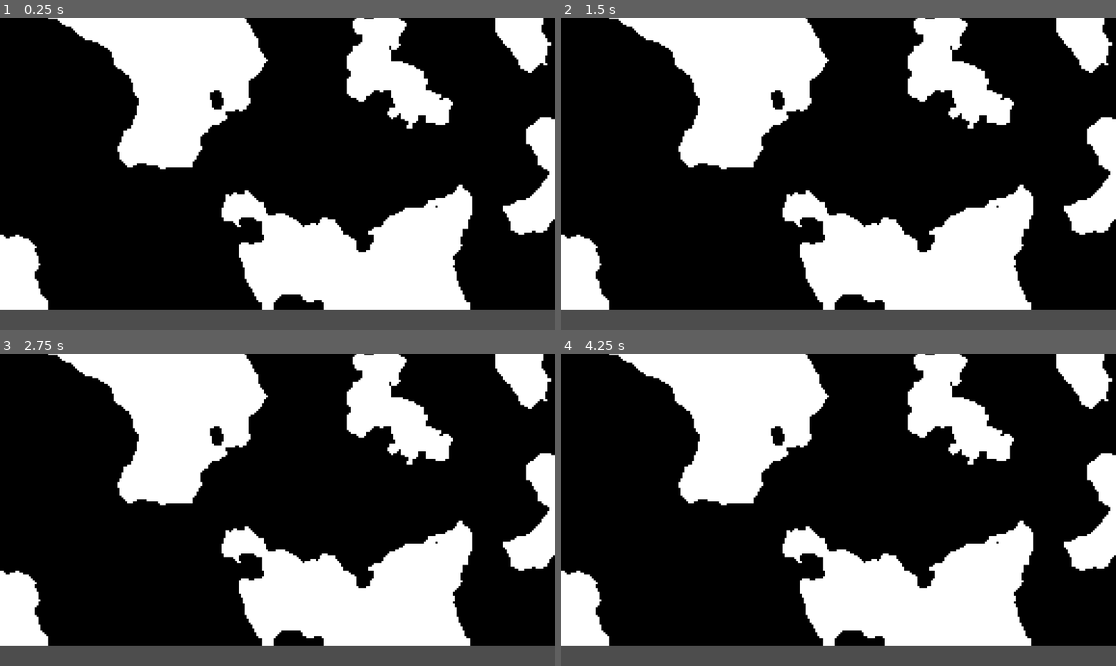
Above: before the commit, frames 1-4 (two rows, left to right).
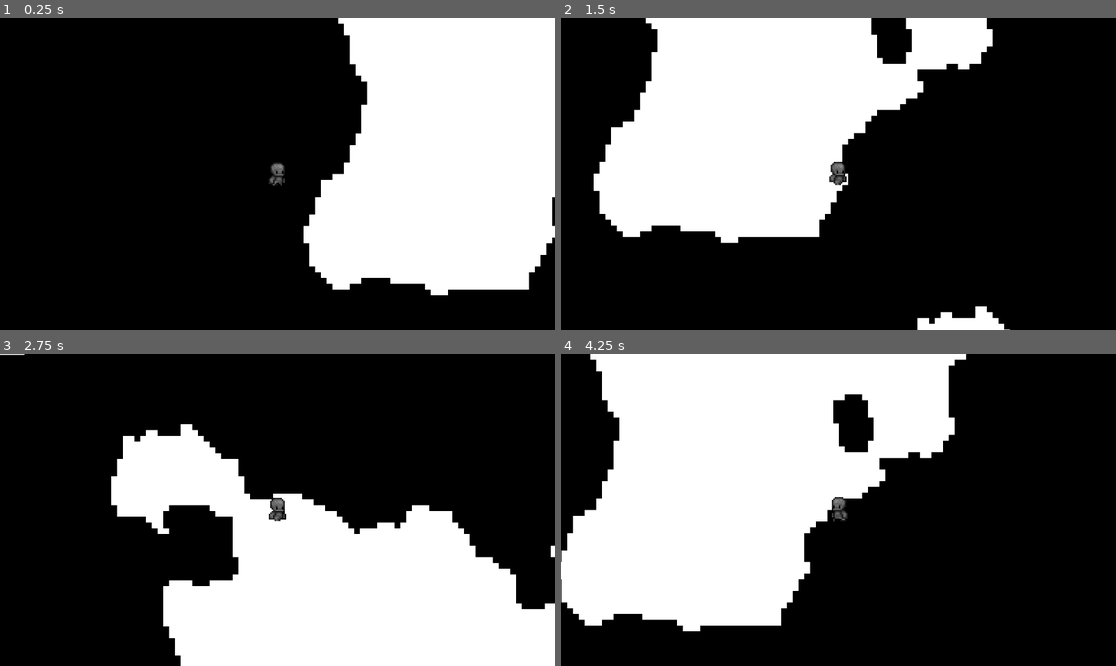
Above: after the commit, the same moments.

Repository: NikhilsaiT/Caved-In
Game: Godot game, scene res://src/world.tscn
Same seed, same stepped clock (60 frames per second), same inputs: the game is played once before the commit and once after it.
Inputs:
- Up to frame 1 (0.25 s): no input
- Up to frame 2 (1.5 s): tap Enter at 0.5 s; hold D (right, bound only after the commit) 0.53-1.28 s; hold S (down, bound only after the commit) from 1.28 s (still down)
- Up to frame 3 (2.75 s): release S (down, bound only after the commit) at 2.03 s; hold D (right, bound only after the commit) from 2.03 s (still down)
- Up to frame 4 (4.25 s): release D (right, bound only after the commit) at 2.78 s; hold W (up, bound only after the commit) 2.78-3.53 s; hold A (left, bound only after the commit) from 3.53 s (still down)

The runs differ from the first frame. In frame 1, 46% of the frame differs, in the area x 0-100%, y 0-100%; in frame 2, 45%; in frame 3, 37%; in frame 4, 53%.

Commit message:
Basic Player Movement
Added basic 8-directional player movement and rearranged folders. (There is now an Assets folder)

Diff:
--- a/project.godot
+++ b/project.godot
@@ -15,6 +15,10 @@
 config/features=PackedStringArray("4.4", "Forward Plus")
 config/icon="res://icon.svg"
 
+[gui]
+
+common/snap_controls_to_pixels=false
+
 [input]
 
 reset={
@@ -22,3 +26,28 @@
 "events": [Object(InputEventKey,"resource_local_to_scene":false,"resource_name":"","device":0,"window_id":0,"alt_presse …(194 unchanged characters)…
 ]
 }
+left={
+"deadzone": 0.2,
+"events": [Object(InputEventKey,"resource_local_to_scene":false,"resource_name":"","device":-1,"window_id":0,"alt_pressed":false,"shift_pressed":false,"ctrl_pressed":false,"meta_pressed":false,"pressed":false,"keycode":0,"physical_keycode":65,"key_label":0,"unicode":97,"location":0,"echo":false,"script":null)
+]
+}
+right={
+"deadzone": 0.2,
+"events": [Object(InputEventKey,"resource_local_to_scene":false,"resource_name":"","device":-1,"window_id":0,"alt_pressed":false,"shift_pressed":false,"ctrl_pressed":false,"meta_pressed":false,"pressed":false,"keycode":0,"physical_keycode":68,"key_label":0,"unicode":100,"location":0,"echo":false,"script":null)
+]
+}
+up={
+"deadzone": 0.2,
+"events": [Object(InputEventKey,"resource_local_to_scene":false,"resource_name":"","device":-1,"window_id":0,"alt_pressed":false,"shift_pressed":false,"ctrl_pressed":false,"meta_pressed":false,"pressed":false,"keycode":0,"physical_keycode":87,"key_label":0,"unicode":119,"location":0,"echo":false,"script":null)
+]
+}
+down={
+"deadzone": 0.2,
+"events": [Object(InputEventKey,"resource_local_to_scene":false,"resource_name":"","device":-1,"window_id":0,"alt_pressed":false,"shift_pressed":false,"ctrl_pressed":false,"meta_pressed":false,"pressed":false,"keycode":0,"physical_keycode":83,"key_label":0,"unicode":115,"location":0,"echo":false,"script":null)
+]
+}
+
+[rendering]
+
+textures/canvas_textures/default_texture_filter=0
+2d/snap/snap_2d_transforms_to_pixel=true
--- /dev/null
+++ b/src/player.gd
@@ -0,0 +1,46 @@
+extends CharacterBody2D
+
+
+const ACCEL = 2000.0
+const MAX_SPEED = 250.0
+const JUMP_VELOCITY = -400.0
+var isWalking = false
+
+
+func _physics_process(delta: float) -> void:
+	isWalking = false;
+
+	# left-right movement
+	if Input.is_action_pressed("right") && !Input.is_action_pressed("left"):
+		velocity.x = min(velocity.x + ACCEL*delta, MAX_SPEED);
+		isWalking = true;
+		$AnimatedSprite2D.flip_h = false;
+	elif Input.is_action_pressed("left")  && !Input.is_action_pressed("right"):
+		velocity.x = max(velocity.x - ACCEL*delta, MAX_SPEED*-1);
+		isWalking = true;
+		$AnimatedSprite2D.flip_h = true;
+	else:
+		if velocity.x > 0:
+			velocity.x = max(velocity.x - ACCEL*delta, 0);
+		elif velocity.x < 0:
+			velocity.x = min(velocity.x + ACCEL*delta, 0);
+
+	# up-down movement
+	if Input.is_action_pressed("down") && !Input.is_action_pressed("up"):
+		velocity.y = min(velocity.y + ACCEL*delta, MAX_SPEED);
+		isWalking = true;
+	elif Input.is_action_pressed("up")  && !Input.is_action_pressed("down"):
+		velocity.y = max(velocity.y - ACCEL*delta, MAX_SPEED*-1);
+		isWalking = true;
+	else:
+		if velocity.y > 0:
+			velocity.y = max(velocity.y - ACCEL*delta, 0);
+		elif velocity.y < 0:
+			velocity.y = min(velocity.y + ACCEL*delta, 0);
+
+	# animation
+	if(isWalking):
+		$AnimatedSprite2D.play("run");
+	else:
+		$AnimatedSprite2D.play("idle");
+	move_and_slide()
--- /dev/null
+++ b/src/player.tscn
@@ -0,0 +1,73 @@
+[gd_scene load_steps=11 format=3 uid="uid://bd5t7bjbxt3mi"]
+
+[ext_resource type="Texture2D" uid="uid://b2ndrjautno4h" path="res://assets/playerSheet.png" id="1_16ne1"]
+[ext_resource type="Script" uid="uid://cli36726f0dbd" path="res://src/player.gd" id="1_gmfve"]
+
+[sub_resource type="AtlasTexture" id="AtlasTexture_jqu8m"]
+atlas = ExtResource("1_16ne1")
+region = Rect2(120, 0, 24, 24)
+
+[sub_resource type="AtlasTexture" id="AtlasTexture_kk6gx"]
+atlas = ExtResource("1_16ne1")
+region = Rect2(0, 0, 24, 24)
+
+[sub_resource type="AtlasTexture" id="AtlasTexture_mpi4l"]
+atlas = ExtResource("1_16ne1")
+region = Rect2(24, 0, 24, 24)
+
+[sub_resource type="AtlasTexture" id="AtlasTexture_bb8qw"]
+atlas = ExtResource("1_16ne1")
+region = Rect2(48, 0, 24, 24)
+
+[sub_resource type="AtlasTexture" id="AtlasTexture_bi4r8"]
+atlas = ExtResource("1_16ne1")
+region = Rect2(72, 0, 24, 24)
+
+[sub_resource type="AtlasTexture" id="AtlasTexture_y6nvf"]
+atlas = ExtResource("1_16ne1")
+region = Rect2(96, 0, 24, 24)
+
+[sub_resource type="SpriteFrames" id="SpriteFrames_lh5mb"]
+animations = [{
+"frames": [{
+"duration": 1.0,
+"texture": SubResource("AtlasTexture_jqu8m")
+}],
+"loop": true,
+"name": &"idle",
+"speed": 5.0
+}, {
+"frames": [{
+"duration": 1.0,
+"texture": SubResource("AtlasTexture_kk6gx")
+}, {
+"duration": 1.0,
+"texture": SubResource("AtlasTexture_mpi4l")
+}, {
+"duration": 1.0,
+"texture": SubResource("AtlasTexture_bb8qw")
+}, {
+"duration": 1.0,
+"texture": SubResource("AtlasTexture_bi4r8")
+}, {
+"duration": 1.0,
+"texture": SubResource("AtlasTexture_y6nvf")
+}],
+"loop": true,
+"name": &"run",
+"speed": 15.0
+}]
+
+[sub_resource type="RectangleShape2D" id="RectangleShape2D_pjbkj"]
+size = Vector2(12, 16)
+
+[node name="Player" type="CharacterBody2D"]
+motion_mode = 1
+script = ExtResource("1_gmfve")
+
+[node name="AnimatedSprite2D" type="AnimatedSprite2D" parent="."]
+sprite_frames = SubResource("SpriteFrames_lh5mb")
+animation = &"idle"
+
+[node name="CollisionShape2D" type="CollisionShape2D" parent="."]
+shape = SubResource("RectangleShape2D_pjbkj")
--- a/src/world.tscn
+++ b/src/world.tscn
@@ -1,7 +1,8 @@
-[gd_scene load_steps=5 format=3 uid="uid://dbpa3qy5opwhf"]
+[gd_scene load_steps=6 format=3 uid="uid://dbpa3qy5opwhf"]
 
-[ext_resource type="Texture2D" uid="uid://cvjkg3jhlikep" path="res://black-and-white-1.webp" id="1_xlegt"]
+[ext_resource type="Texture2D" uid="uid://cvjkg3jhlikep" path="res://assets/black-and-white-1.webp" id="1_xlegt"]
 [ext_resource type="Script" uid="uid://dnjnv6ydcje85" path="res://src/tile_map.gd" id="2_0qwtu"]
+[ext_resource type="PackedScene" uid="uid://bd5t7bjbxt3mi" path="res://src/player.tscn" id="3_0qwtu"]
 
 [sub_resource type="TileSetAtlasSource" id="TileSetAtlasSource_t101k"]
 texture = ExtResource("1_xlegt")
@@ -19,3 +20,11 @@
 tile_set = SubResource("TileSet_36ipd")
 format = 2
 script = ExtResource("2_0qwtu")
+
+[node name="Player" parent="." instance=ExtResource("3_0qwtu")]
+position = Vector2(226, 230)
+
+[node name="Camera2D" type="Camera2D" parent="Player"]
+scale = Vector2(0.25, 0.25)
+zoom = Vector2(3, 3)
+position_smoothing_speed = 150.0
Renamed: black-and-white-1.webp -> assets/black-and-white-1.webp
Not shown, added: assets/black-and-white-1.webp.import
Binary file added: assets/playerSheet.png
Not shown, changed: assets/playerSheet.png.import
Not shown, added: src/player.gd.uid
